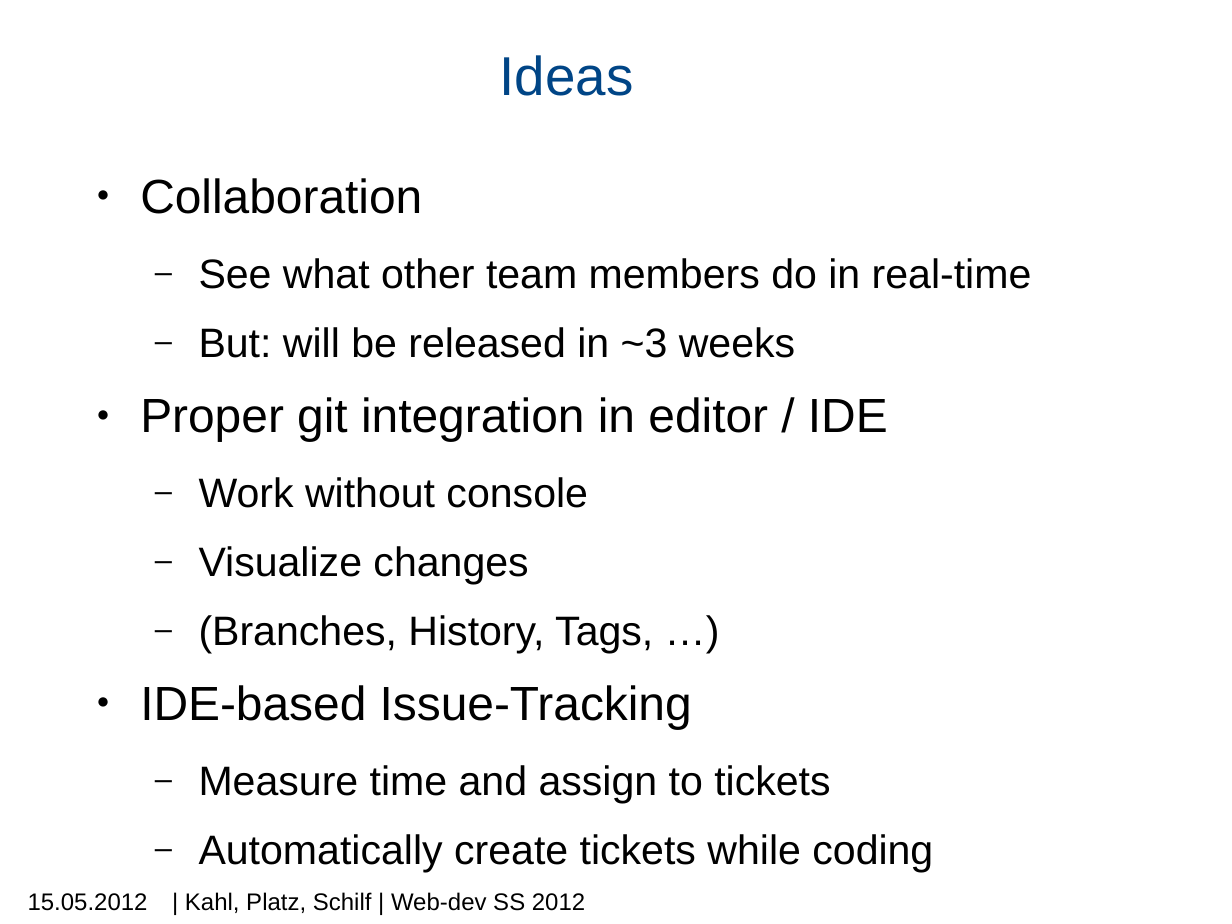
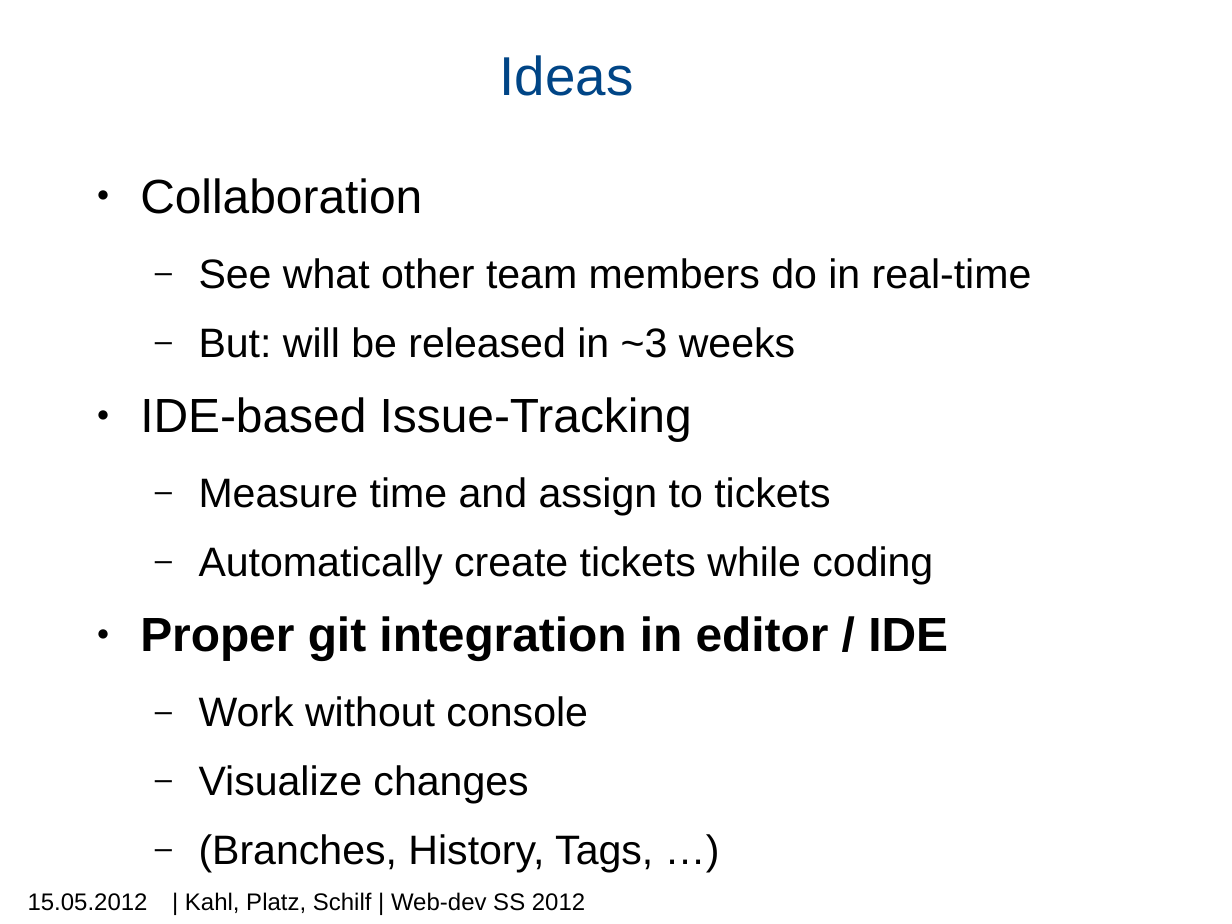
Before and after one commit to machisuji/webdev-spm, a slide deck: slide 6 of seminar/presentation/mps.pptx. Drawn at 1232x924 pixels with LibreOffice and Linux fonts; fonts in the diff are those of the drawing; background and template pictures are left out. Boxes give left, top, right and bottom in pixels: in the first picture for what was removed or moved away, otherwise in the second. Text is boxed around its words. In the diff, an @@ line names an element or a change of style, - is before the commit and + after.

Commit message:
reviewed presentation

```diff
--- a/seminar/presentation/mps.pptx
+++ b/seminar/presentation/mps.pptx
@@ text at box(140, 397, 933, 584): paragraphs added @@
+● IDE-based Issue-Tracking
+  – Measure time and assign to tickets
+  – Automatically create tickets while coding
@@ text at box(140, 616, 948, 661): bold on in "Proper git integration in editor / IDE" @@
@@ text at box(140, 685, 933, 872): paragraphs removed @@
-● IDE-based Issue-Tracking
-  – Measure time and assign to tickets
-  – Automatically create tickets while coding
```
